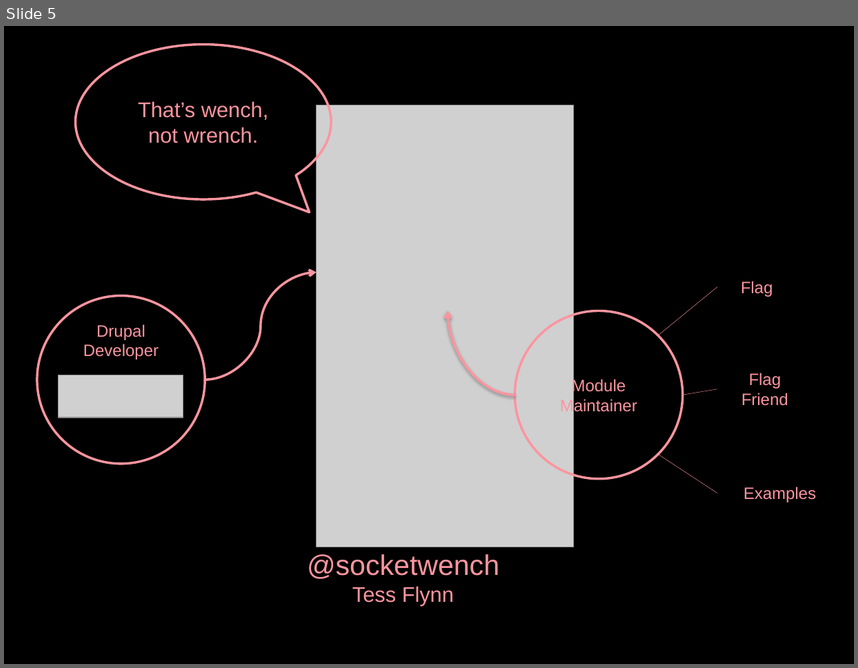
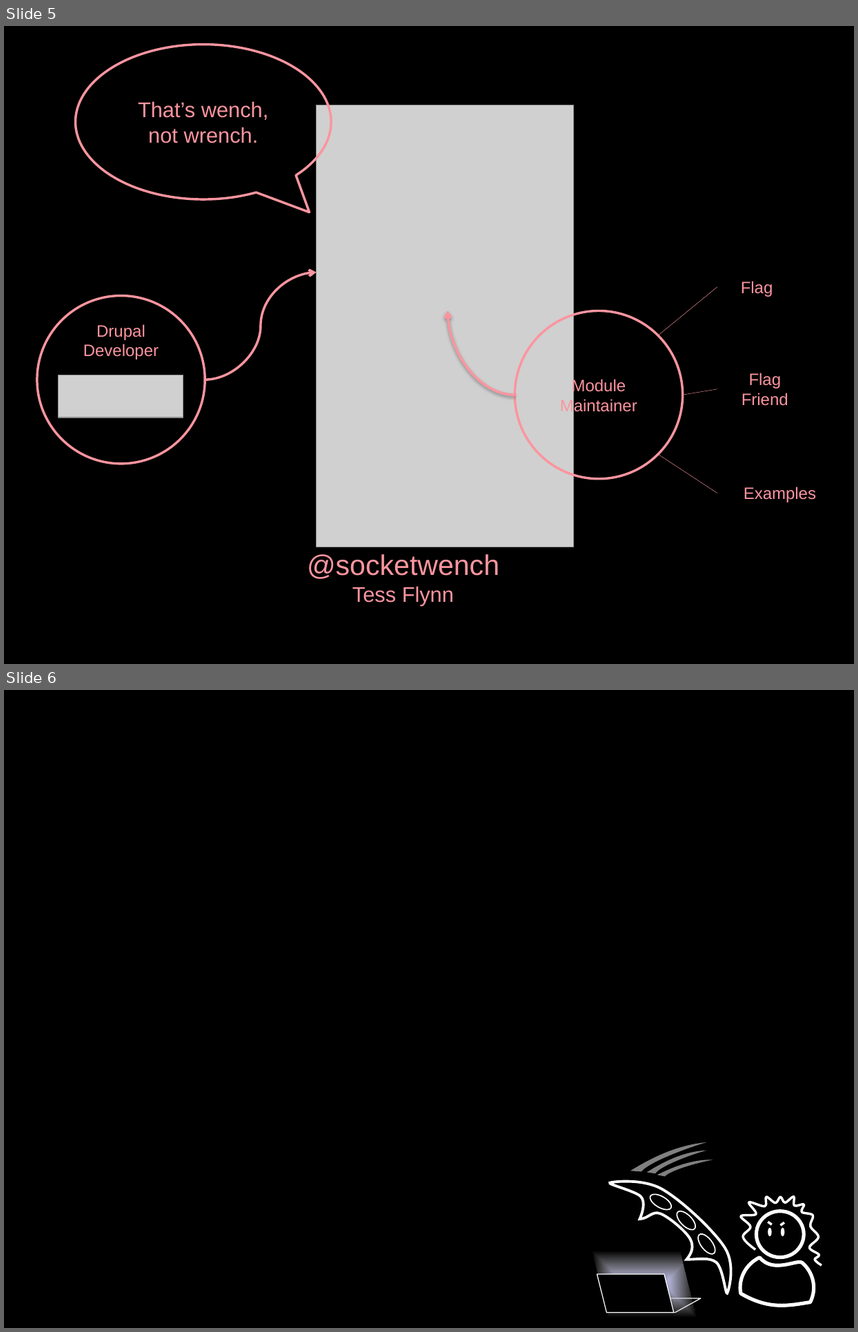
Before and after one commit to socketwench/OOPforObjectHaters, a slide deck: src/OOPforObjectHaters.pptx. Shown one above the other, each under a label of ours: slide 5 before the commit, slides 5 and 6 after it. The pictures are 858x668 and 858x1332 pixels, drawn with LibreOffice and Linux fonts; fonts in the diff are those of the drawing; grey boxes stand for pictures. Boxes give left, top, right and bottom in pixels: in the first picture for what was removed or moved away, otherwise in the second. Text is boxed around its words. In the diff, an @@ line names an element or a change of style, - is before the commit and + after.

```diff
--- a/src/OOPforObjectHaters.pptx
+++ b/src/OOPforObjectHaters.pptx
@@ slide 6 added at box(4, 690, 854, 1328), background #000000 @@
@@ freeform shape added at box(631, 1142, 707, 1171), fill #808080 @@
@@ freeform shape added at box(647, 1146, 707, 1176), fill #808080 @@
@@ freeform shape added at box(657, 1153, 713, 1181), fill #808080 @@
@@ freeform shape added at box(610, 1181, 732, 1294), outline #FFFFFF 2.25 pt @@
@@ ellipse added at box(648, 1190, 674, 1212), fill #000000, outline #FFFFFF 1 pt @@
@@ freeform shape added at box(741, 1196, 822, 1265), outline #FFFFFF 2 pt @@
@@ ellipse added at box(674, 1208, 699, 1232), fill #000000, outline #FFFFFF 1 pt @@
@@ ellipse added at box(756, 1211, 804, 1257), outline #FFFFFF 3 pt @@
@@ ellipse added at box(769, 1228, 773, 1236), fill #FFFFFF @@
@@ line added from (769, 1221) to (771, 1224), #FFFFFF 2 pt @@
@@ line added from (784, 1222) to (780, 1225), #FFFFFF 2 pt @@
@@ ellipse added at box(781, 1228, 785, 1236), fill #FFFFFF @@
@@ ellipse added at box(695, 1231, 719, 1256), fill #000000, outline #FFFFFF 1 pt @@
@@ parallelogram added at box(593, 1251, 697, 1317), fill gradient #CAC9FF to #FFFFFF @@
@@ freeform shape added at box(740, 1257, 814, 1305), outline #FFFFFF 3 pt @@
@@ parallelogram added at box(597, 1274, 674, 1312), fill #000000, outline #FFFFFF 0.75 pt @@
@@ parallelogram added at box(606, 1298, 701, 1312), fill #000000, outline #FFFFFF 0.75 pt @@
```
Also in this commit, not shown: 1 other file.
